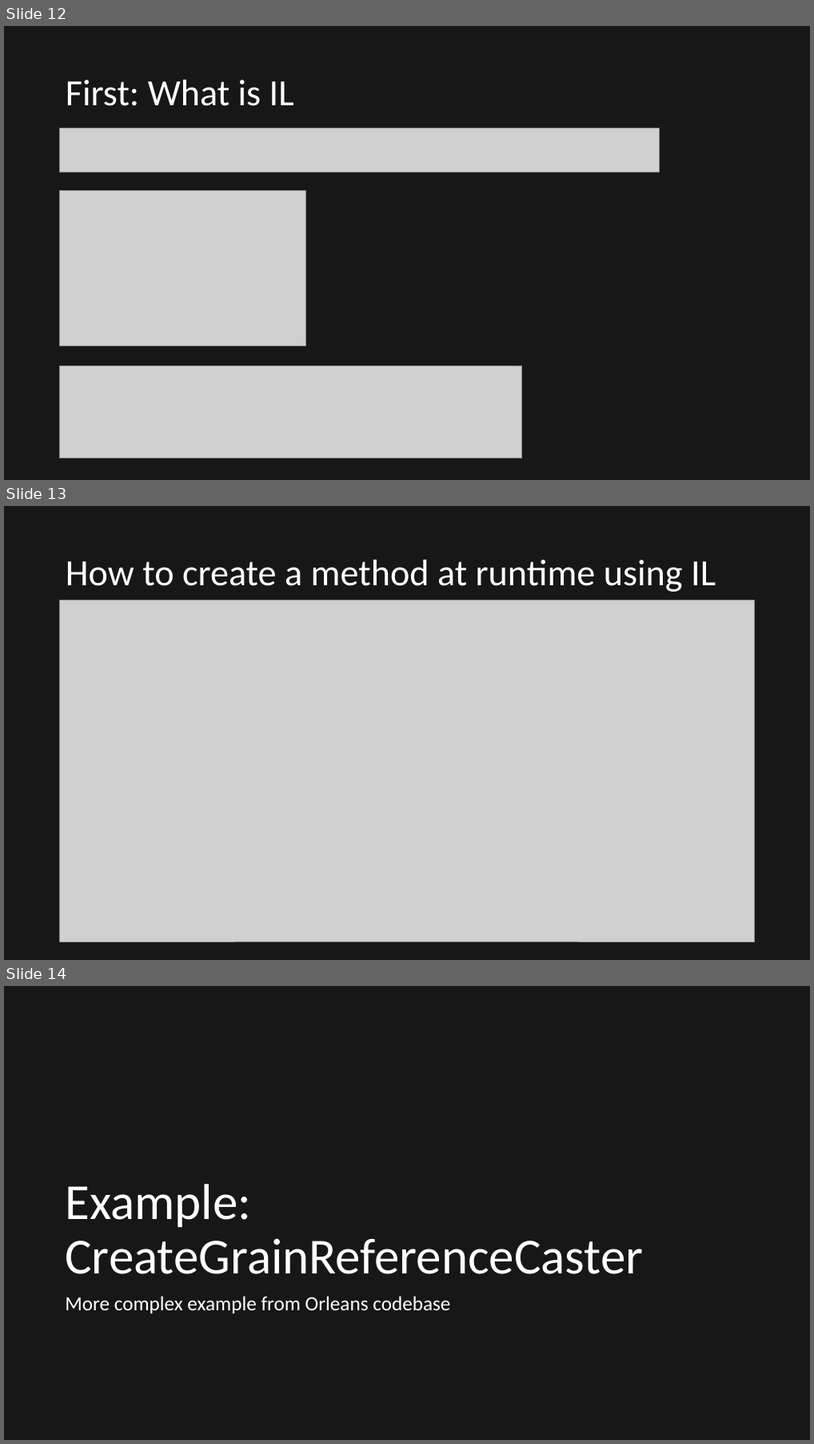
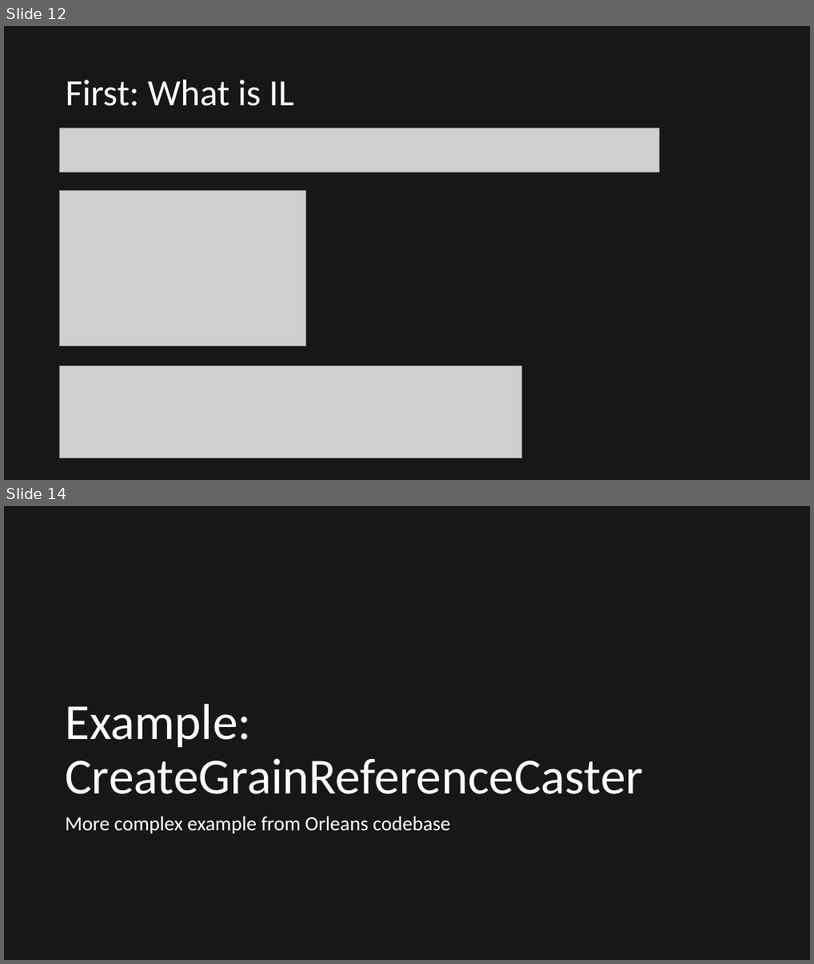
Before and after one commit to ReubenBond/presentations, a slide deck: CodeGen2018/Slides.pptx. Shown one above the other, each under a label of ours: slides 12, 13 and 14 before the commit, slides 12 and 14 after it; the slides between them are not shown. The pictures are 814x1444 and 814x964 pixels, drawn with LibreOffice and Linux fonts; fonts in the diff are those of the drawing; grey boxes stand for pictures. Boxes give left, top, right and bottom in pixels: in the first picture for what was removed or moved away, otherwise in the second. Text is boxed around its words. In the diff, an @@ line names an element or a change of style, - is before the commit and + after.

```diff
--- a/CodeGen2018/Slides.pptx
+++ b/CodeGen2018/Slides.pptx
@@ slide 13 removed at <box>4,506,810,960</box>, background #171717 @@
@@ title removed at <box>66,560,716,592</box> @@
-How to create a method at runtime using IL
@@ picture removed at <box>60,600,755,941</box> @@
```
Also in this commit, not shown: 2 slides changed, 1 slide added, 3 other files.
